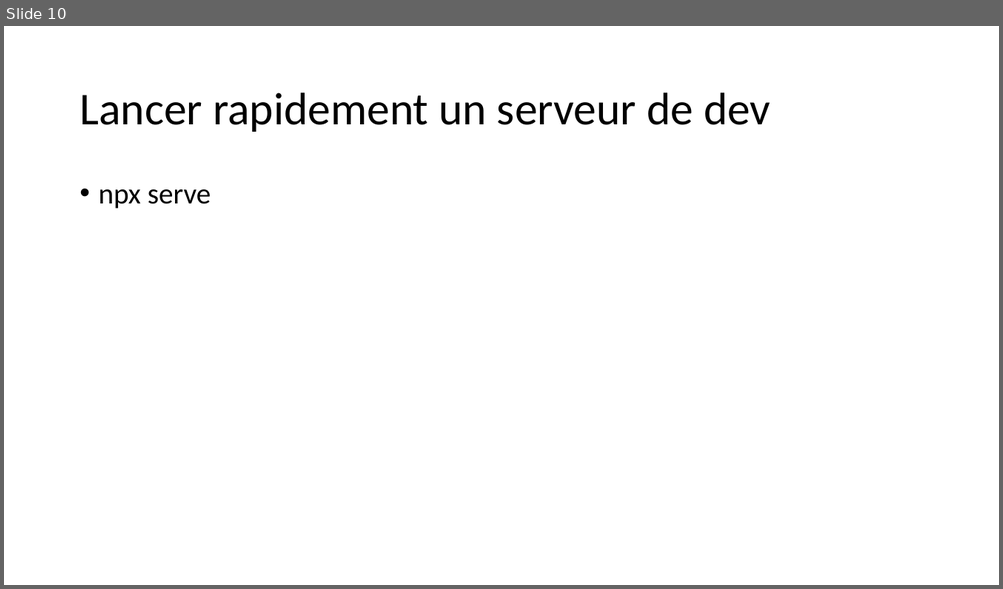
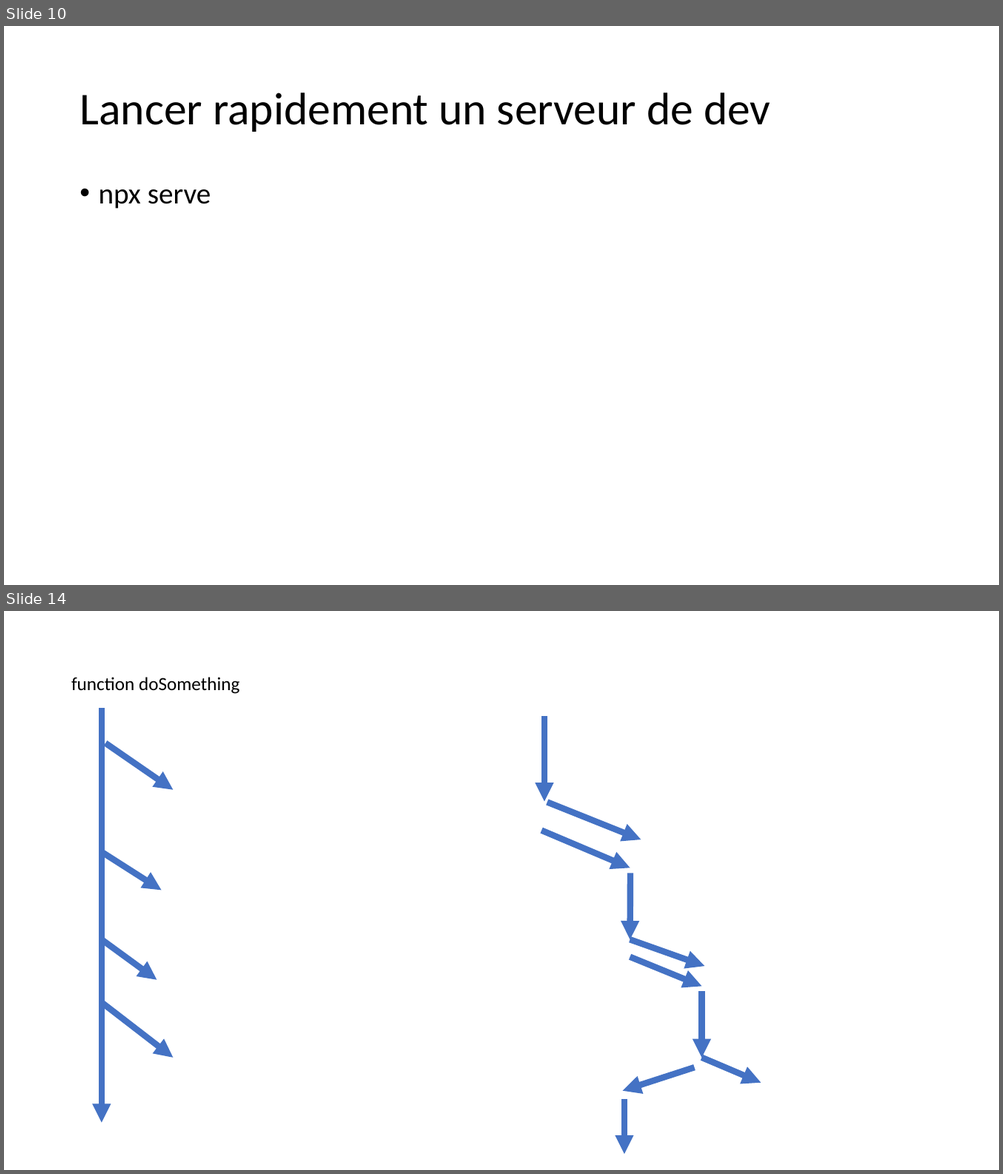
Before and after one commit to jlg-formation/jaocv1-juin-2022, a slide deck: Notes.pptx. Shown one above the other, each under a label of ours: slide 10 before the commit, slides 10 and 14 after it; the slides between them are not shown. The pictures are 1003x589 and 1003x1174 pixels, drawn with LibreOffice and Linux fonts; fonts in the diff are those of the drawing. Boxes give left, top, right and bottom in pixels: in the first picture for what was removed or moved away, otherwise in the second. Text is boxed around its words. In the diff, an @@ line names an element or a change of style, - is before the commit and + after.

```diff
--- a/Notes.pptx
+++ b/Notes.pptx
@@ slide 14 added at (x1=4, y1=611, x2=999, y2=1170), background #FFFFFF @@
@@ text added at (x1=71, y1=677, x2=239, y2=694), 18 pt, text #000000 @@
+function doSomething
@@ arrow added from (102, 708) to (102, 1123), #4472C4 6 pt @@
@@ arrow added from (544, 716) to (544, 801), #4472C4 6 pt @@
@@ arrow added from (105, 743) to (173, 790), #4472C4 6 pt @@
@@ arrow added from (547, 802) to (641, 840), #4472C4 6 pt @@
@@ arrow added from (541, 830) to (630, 869), #4472C4 6 pt @@
@@ arrow added from (102, 852) to (162, 890), #4472C4 6 pt @@
@@ arrow added from (630, 874) to (630, 940), #4472C4 6 pt @@
@@ arrow added from (102, 940) to (157, 980), #4472C4 6 pt @@
@@ arrow added from (630, 940) to (705, 966), #4472C4 6 pt @@
@@ arrow added from (630, 957) to (702, 986), #4472C4 6 pt @@
@@ arrow added from (102, 1002) to (173, 1058), #4472C4 6 pt @@
@@ arrow added from (702, 991) to (702, 1058), #4472C4 6 pt @@
@@ arrow added from (694, 1068) to (623, 1091), #4472C4 6 pt @@
@@ arrow added from (702, 1058) to (760, 1083), #4472C4 6 pt @@
@@ arrow added from (624, 1099) to (624, 1154), #4472C4 6 pt @@
```
Also in this commit, not shown: 3 slides changed, 2 other slides added.
